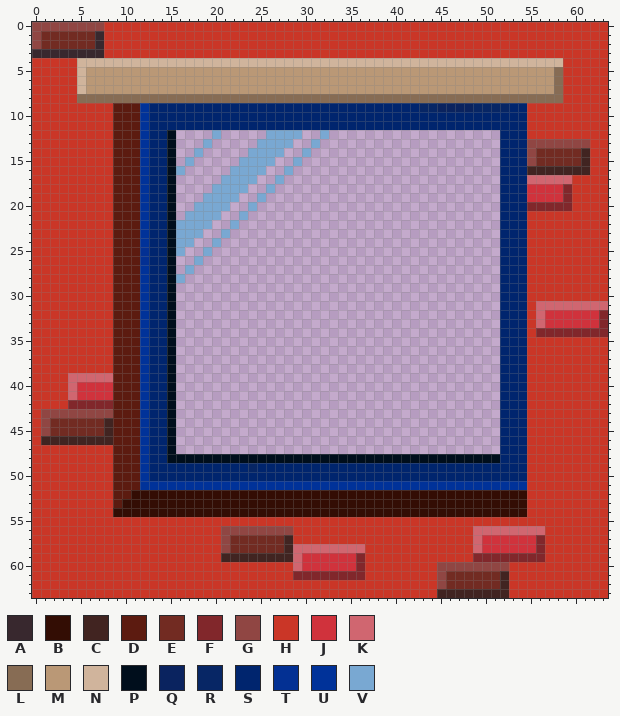
Two states of a pixel-art sprite, assets/textures/window_night_disabled.gif. Above, as it was before the edit.
The file is 128x128 pixels, drawn in blocks of 2x2; one block is one cell here. Colours within 5 levels of each other are drawn and written as one.
Palette (. is transparent): A #38282e  B #330d04  C #412421  D #5c1b10  E #722b22  F #81272b  G #904643  H #ca3627  J #d0323c  K #d06670  L #876c54  M #ba9876  N #d0b49c  P #000e1c  Q #0a235f  R #072665  S #00256e  T #033093  U #003299  V #79a8d2
After the commit:
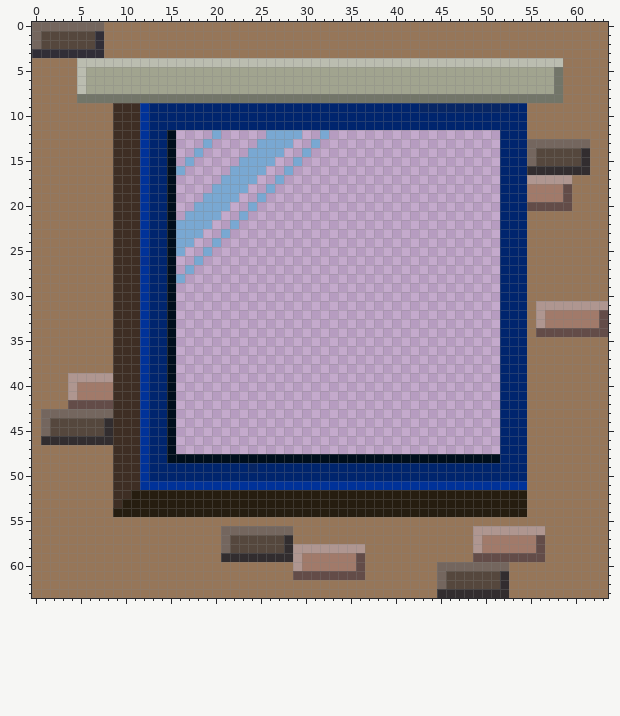
What changed:
{"colour":"A","old":"#38282e","new":"#312e37"}
{"colour":"B","old":"#330d04","new":"#261d10"}
{"colour":"C","old":"#412421","new":"#322d2f"}
{"colour":"D","old":"#5c1b10","new":"#3e2e24"}
{"colour":"E","old":"#722b22","new":"#55473d"}
{"colour":"F","old":"#81272b","new":"#634c48"}
{"colour":"G","old":"#904643","new":"#74665e"}
{"colour":"H","old":"#ca3627","new":"#967659"}
{"colour":"J","old":"#d0323c","new":"#a17a6a"}
{"colour":"K","old":"#d06670","new":"#af9690"}
{"colour":"L","old":"#876c54","new":"#727568"}
{"colour":"M","old":"#ba9876","new":"#a1a48f"}
{"colour":"N","old":"#d0b49c","new":"#bbbdb0"}
{"y":9,"x":45,"old":"QQQQ","new":"RRRR"}
{"y":25,"x":12,"old":"T","new":"U"}
{"label":"changed","picture_box":[32,22,608,598]}
